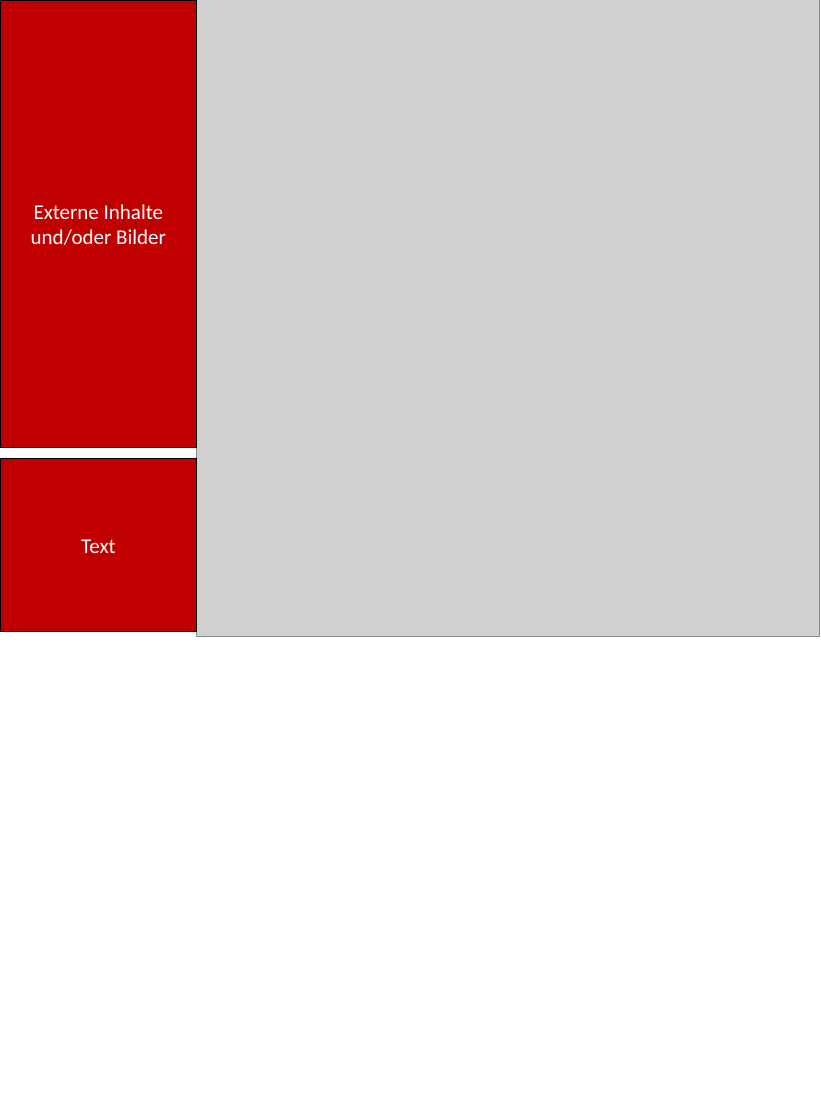
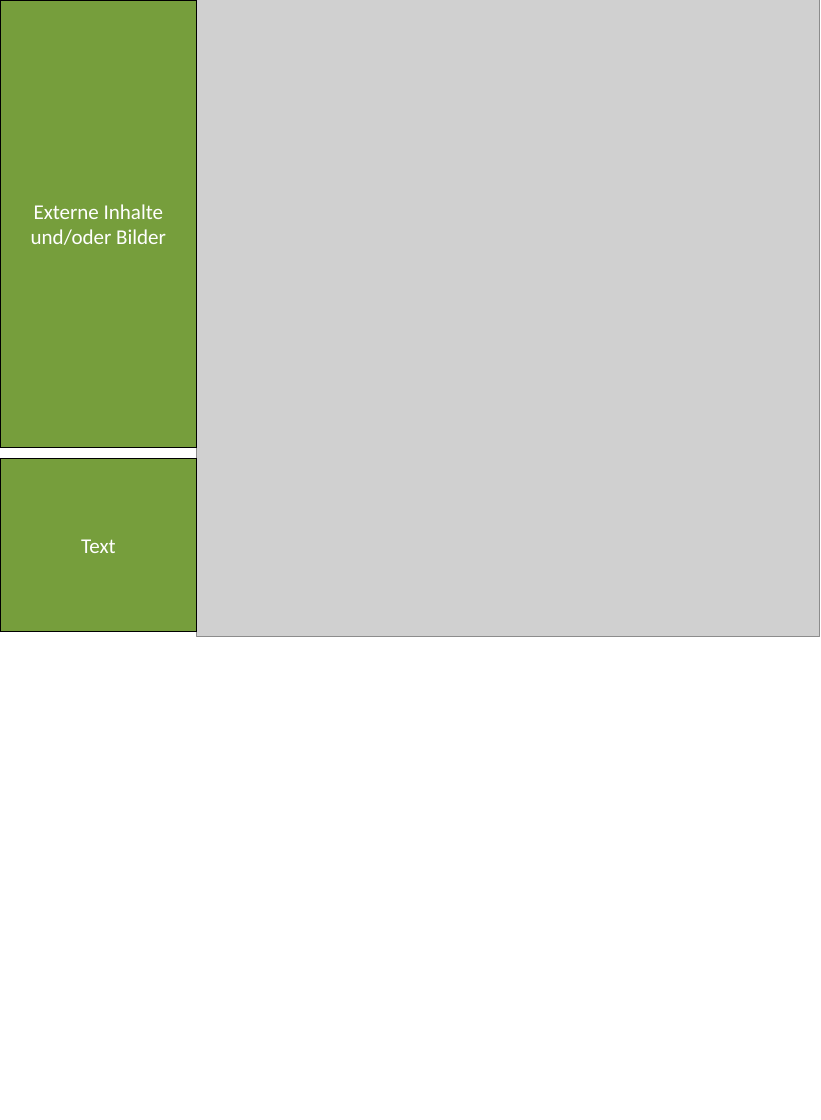
Before and after one commit to PawelKulawiak/textmininginclusion, a slide deck: slide 2 of images/struktur.pptx. Drawn at 821x1120 pixels with LibreOffice and Linux fonts; fonts in the diff are those of the drawing; grey boxes stand for pictures. Boxes give left, top, right and bottom in pixels: in the first picture for what was removed or moved away, otherwise in the second. Text is boxed around its words. In the diff, an @@ line names an element or a change of style, - is before the commit and + after.

```diff
--- a/images/struktur.pptx
+++ b/images/struktur.pptx
@@ rectangle "Externe Inhalte und/oder Bilder" at [0,0,197,447]: fill #C00000 to #769E3C @@
@@ rectangle "Text" at [0,458,197,631]: fill #C00000 to #769E3C @@
```
Also in this commit, not shown: 2 other slides changed, 16 other files.
